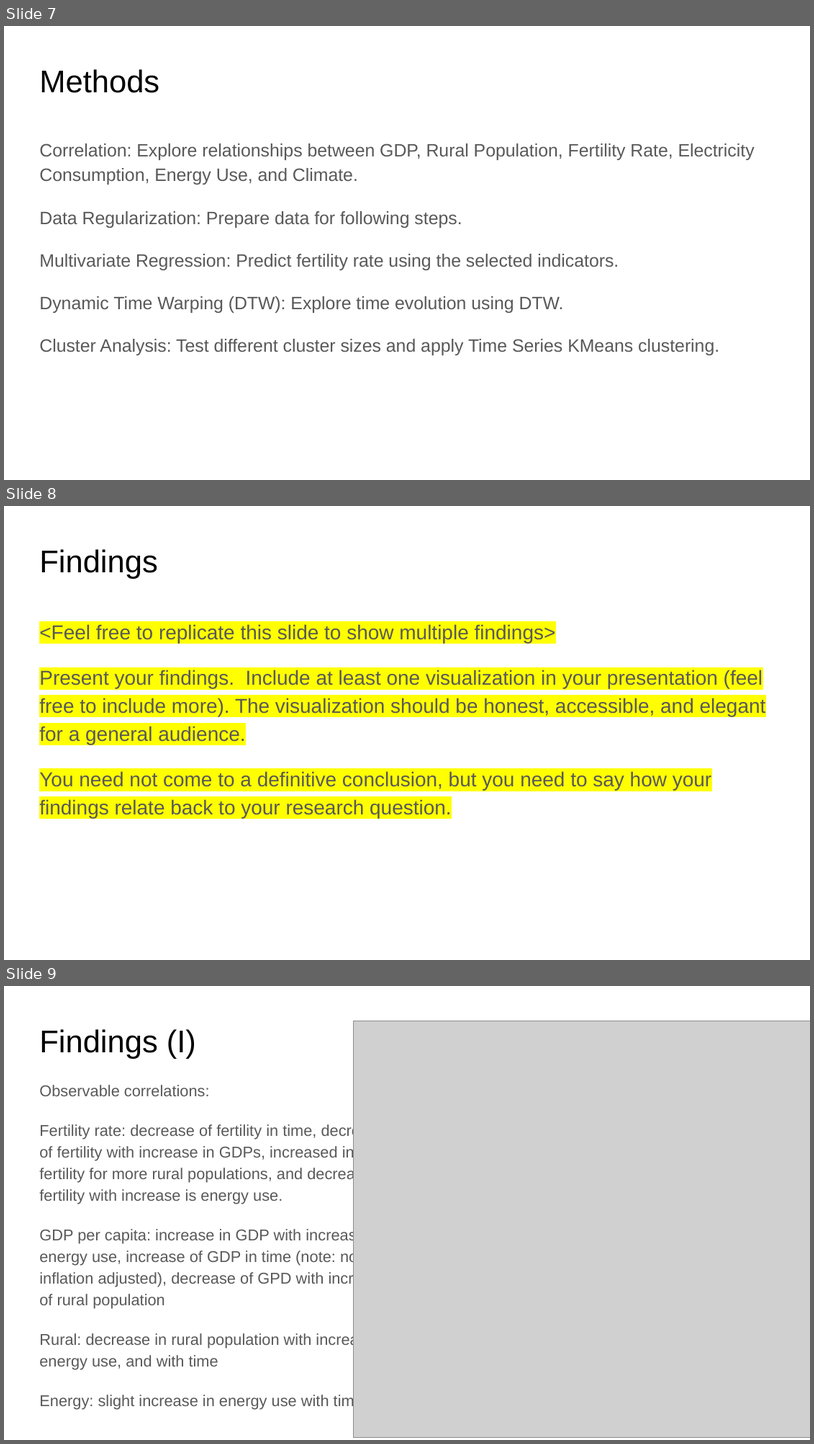
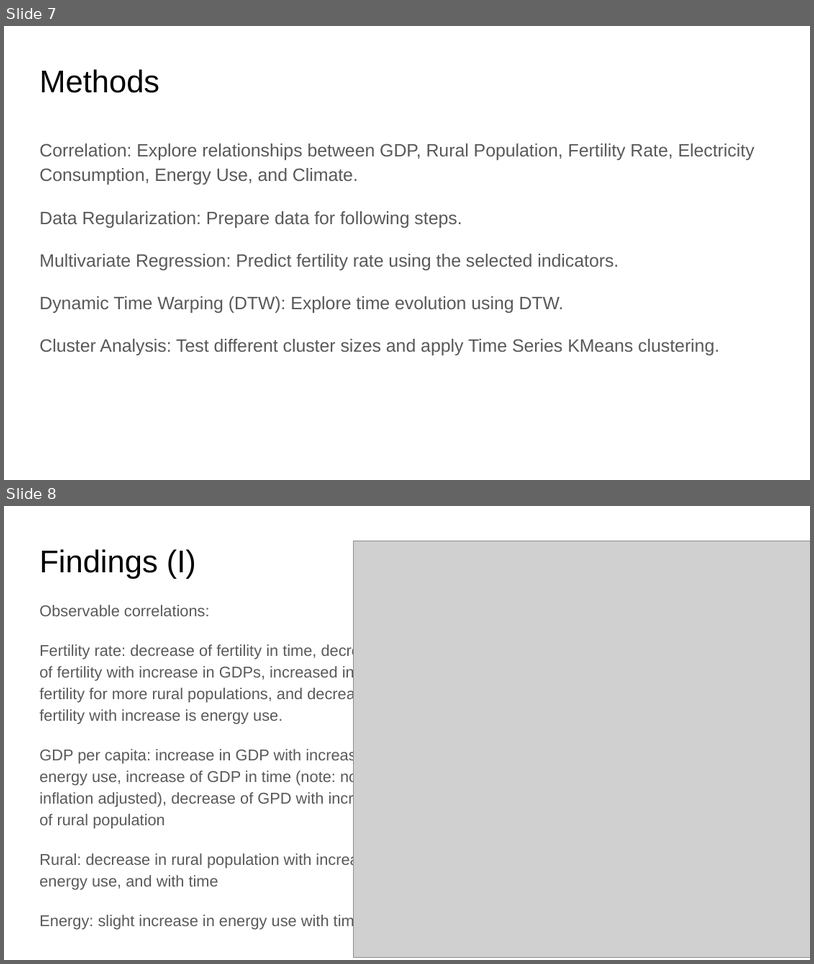
Before and after one commit to marianambc/PythonExercises, a slide deck: DSE_200X_FinalProject_Mariana.pptx. Shown one above the other, each under a label of ours: slides 7, 8 and 9 before the commit, slides 7 and 8 after it. The pictures are 814x1444 and 814x964 pixels, drawn with LibreOffice and Linux fonts; fonts in the diff are those of the drawing; grey boxes stand for pictures. Boxes give left, top, right and bottom in pixels: in the first picture for what was removed or moved away, otherwise in the second. Text is boxed around its words. In the diff, an @@ line names an element or a change of style, - is before the commit and + after.

```diff
--- a/DSE_200X_FinalProject_Mariana.pptx
+++ b/DSE_200X_FinalProject_Mariana.pptx
@@ slide 8 removed at box(4, 506, 810, 960), background #FFFFFF @@
@@ title removed at box(39, 549, 158, 579) @@
-Findings
@@ text removed at box(39, 624, 766, 818) @@
-<Feel free to replicate this slide to show multiple findings>
-Present your findings. Include at least one visualization in your presentation (feel free to include more). The visualization should be honest, accessible, and elegant for a general audience.
-You need not come to a definitive conclusion, but you need to say how your findings relate back to your research question.
@@ what was slide 9 is now slide 8 @@
```
Also in this commit, not shown: 4 slides changed, 3 slides added, 3 other slides removed, 17 other files.
